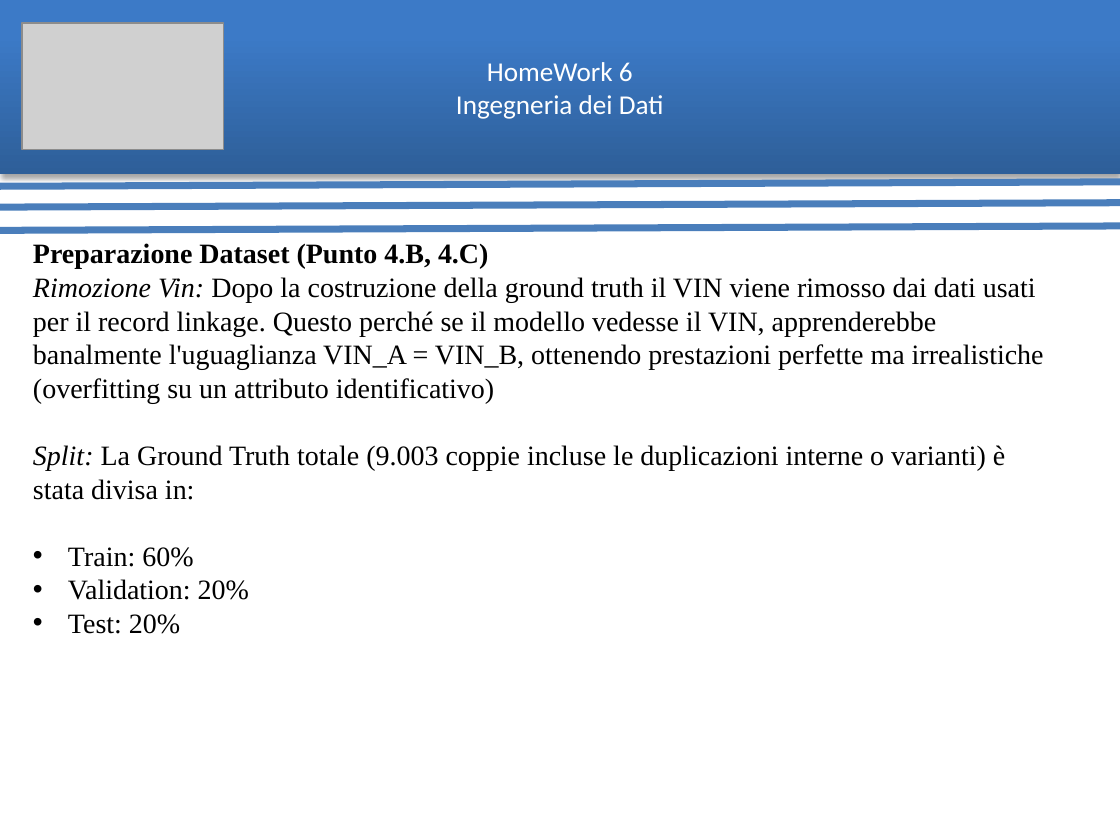
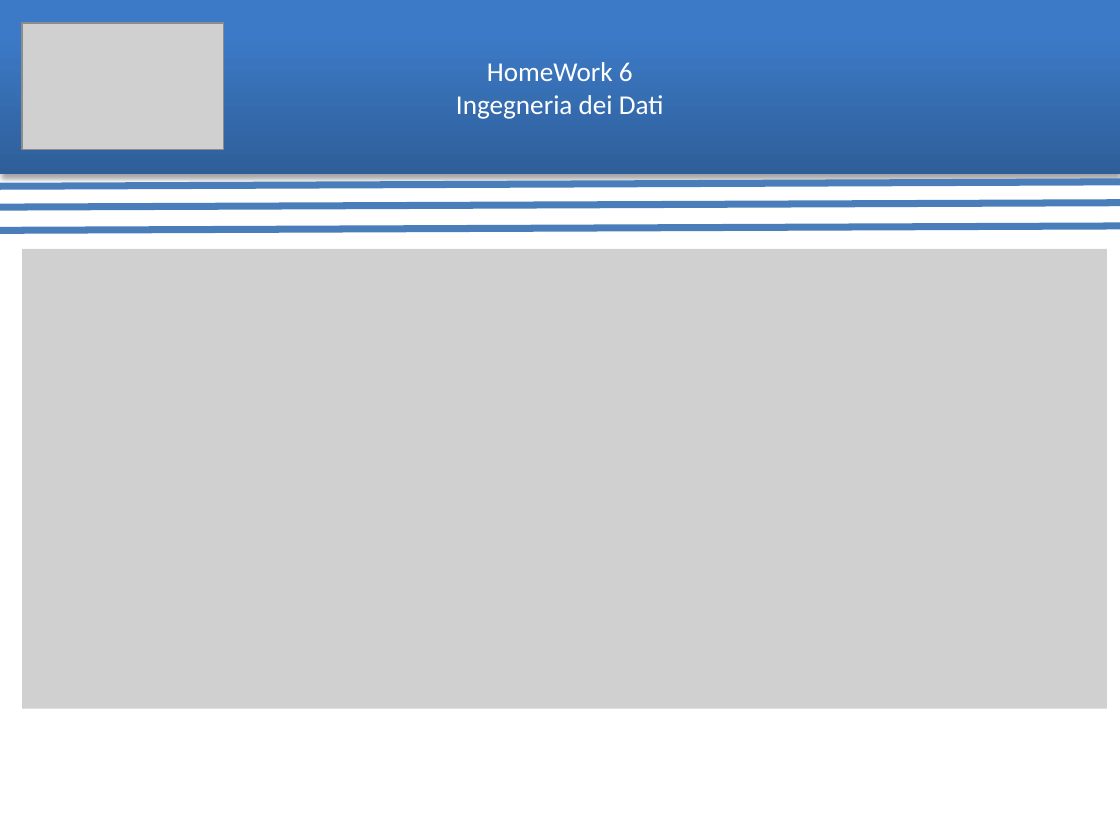
Before and after one commit to ArthexTheKing/Ingegneria-dei-Dati, a slide deck: slide 8 of Homework 6/pdf/Presentazione HomeWork 6.pptx (slide 7 before the commit). Drawn at 1120x840 pixels with LibreOffice and Linux fonts; fonts in the diff are those of the drawing; grey boxes stand for pictures. Boxes give left, top, right and bottom in pixels: in the first picture for what was removed or moved away, otherwise in the second. Text is boxed around its words. In the diff, an @@ line names an element or a change of style, - is before the commit and + after.

```diff
--- a/Homework 6/pdf/Presentazione HomeWork 6.pptx
+++ b/Homework 6/pdf/Presentazione HomeWork 6.pptx
@@ picture added at <box>22,249,1108,709</box> @@
@@ text removed at <box>33,243,1044,634</box> @@
-Preparazione Dataset (Punto 4.B, 4.C)
-Rimozione Vin: Dopo la costruzione della ground truth il VIN viene rimosso dai dati usati per il record linkage. Questo perché se il modello vedesse il VIN, apprenderebbe banalmente l'uguaglianza VIN_A = VIN_B, ottenendo prestazioni perfette ma irrealistiche (overfitting su un attributo identificativo)
-Split: La Ground Truth totale (9.003 coppie incluse le duplicazioni interne o varianti) è stata divisa in:
-• Train: 60%
-• Validation: 20%
-• Test: 20%
```
Also in this commit, not shown: 9 other slides changed, 4 slides added, 3 slides removed, 1 other file.
